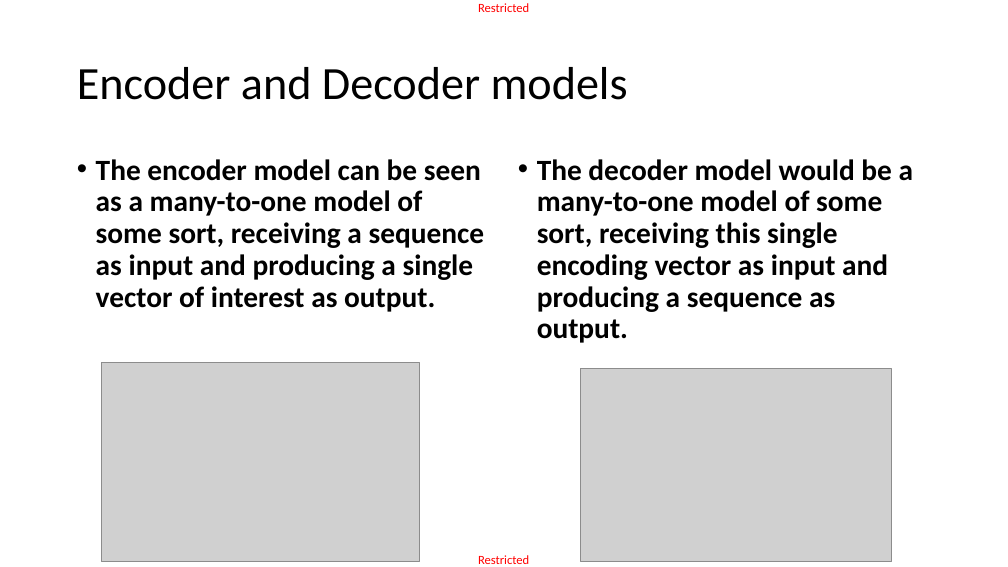
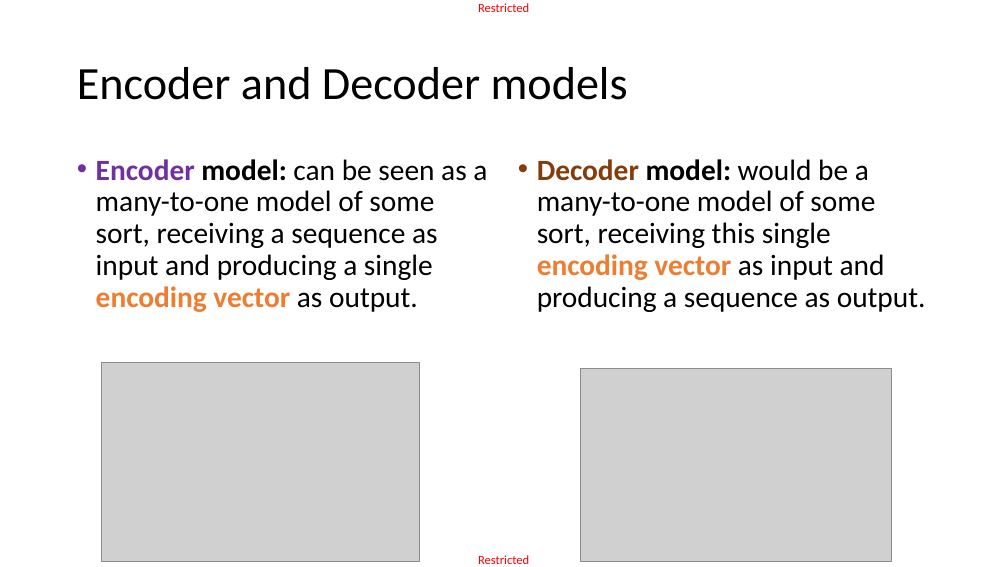
Before and after one commit to matthieudemari/SUTD_DL_50_039, a slide deck: slide 60 of W6/2. W6S2 final/W6S2.pptx. Drawn at 1008x567 pixels with LibreOffice and Linux fonts; fonts in the diff are those of the drawing; grey boxes stand for pictures. Boxes give left, top, right and bottom in pixels: in the first picture for what was removed or moved away, otherwise in the second. Text is boxed around its words. In the diff, an @@ line names an element or a change of style, - is before the commit and + after.

```diff
--- a/W6/2. W6S2 final/W6S2.pptx
+++ b/W6/2. W6S2 final/W6S2.pptx
@@ text at (96, 159, 487, 312): text changed; bold off @@
-• The encoder model can be seen as a many-to-one model of some sort, receiving a sequence as input and producing a single vector of interest as output.
+• Encoder model: can be seen as a many-to-one model of some sort, receiving a sequence as input and producing a single encoding vector as output.
@@ text at (537, 159, 926, 312): text changed; bold off @@
-• The decoder model would be a many-to-one model of some sort, receiving this single encoding vector as input and producing a sequence as output.
+• Decoder model: would be a many-to-one model of some sort, receiving this single encoding vector as input and producing a sequence as output.
```
Also in this commit, not shown: 9 other slides changed, 1 slide added, 1 slide removed, 14 other files.
